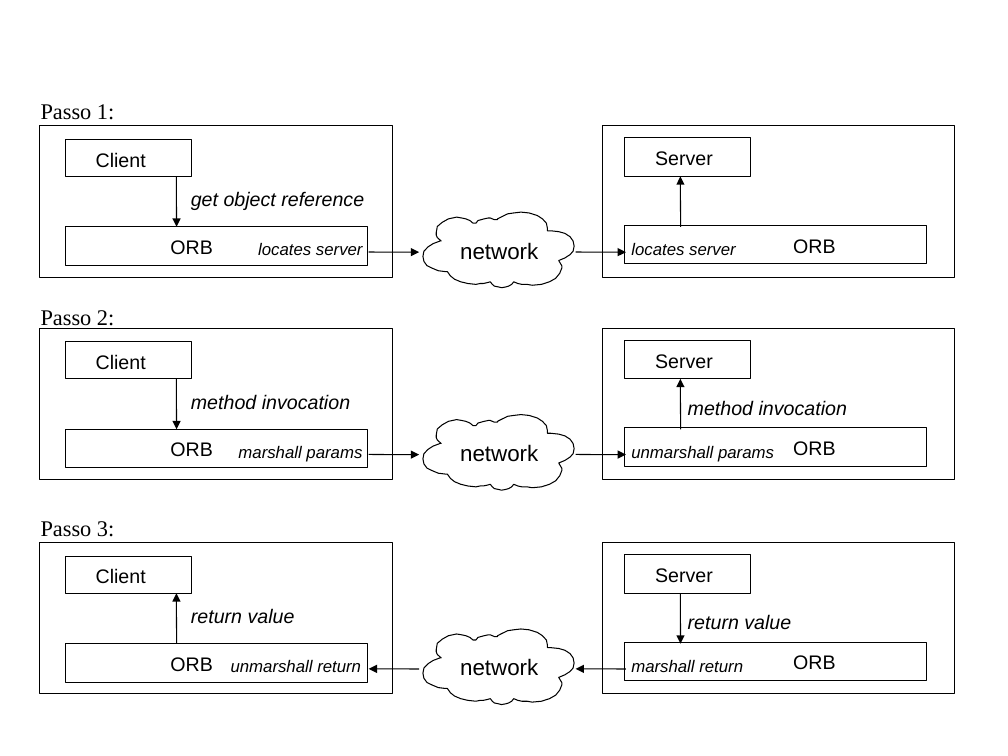
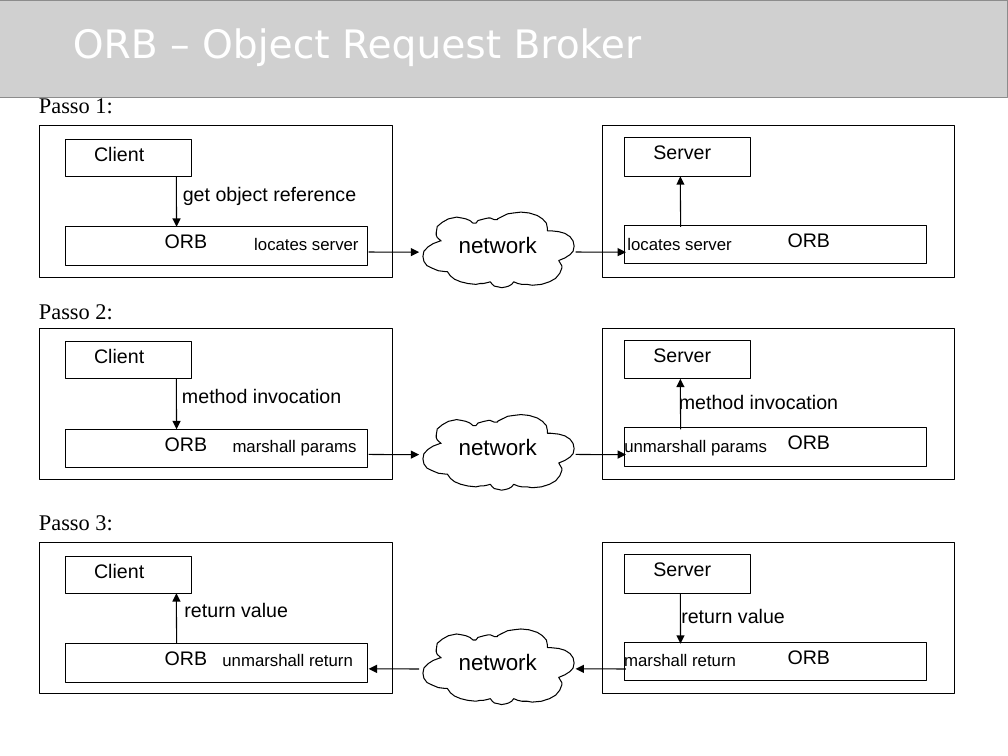
Before and after one commit to amadeubarbosa/openbus-core, a slide deck: slide 7 of docs/cursos/developer/3.CORBA.ppt. Drawn at 1008x756 pixels with LibreOffice and Linux fonts; fonts in the diff are those of the drawing; grey boxes stand for pictures; background and template pictures are left out. Boxes give left, top, right and bottom in pixels: in the first picture for what was removed or moved away, otherwise in the second. Text is boxed around its words. In the diff, an @@ line names an element or a change of style, - is before the commit and + after.

```diff
--- a/docs/cursos/developer/3.CORBA.ppt
+++ b/docs/cursos/developer/3.CORBA.ppt
@@ picture added at (0,0,1008,98) @@
@@ title "ORB – Object Request Broker" at (73,29,642,66): bold off @@
@@ italic off; indent changed in 11 elements at (624,438,767,456), (183,186,356,205), (624,653,736,671), (679,394,838,414), (182,388,341,404), (681,608,785,624), (222,654,353,666), (184,602,288,618), (233,440,357,456), (254,238,359,250), (627,238,732,250) @@
@@ indent changed in 18 elements at (165,437,207,451), (788,435,830,449), (165,651,207,665), (788,650,830,664), (165,234,207,248), (788,233,830,247), (459,236,537,254), (459,438,537,456), (459,653,537,671), (39,96,112,114), (39,304,112,320), (39,515,112,531), (653,348,711,363), (653,145,711,160), (653,562,711,577), (94,348,144,364), (94,146,144,162), (94,563,144,579) @@
```
Also in this commit, not shown: 26 other slides changed.
